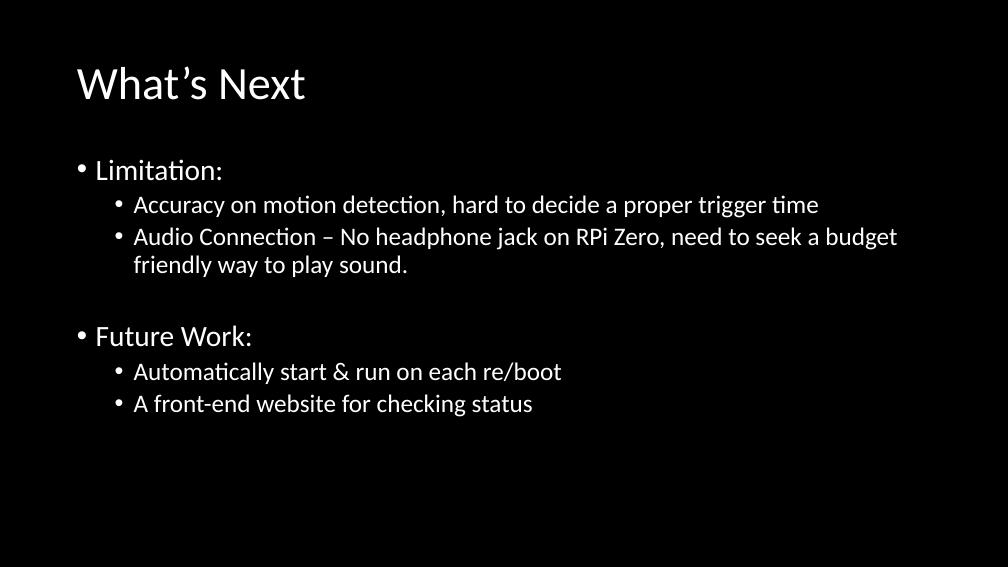
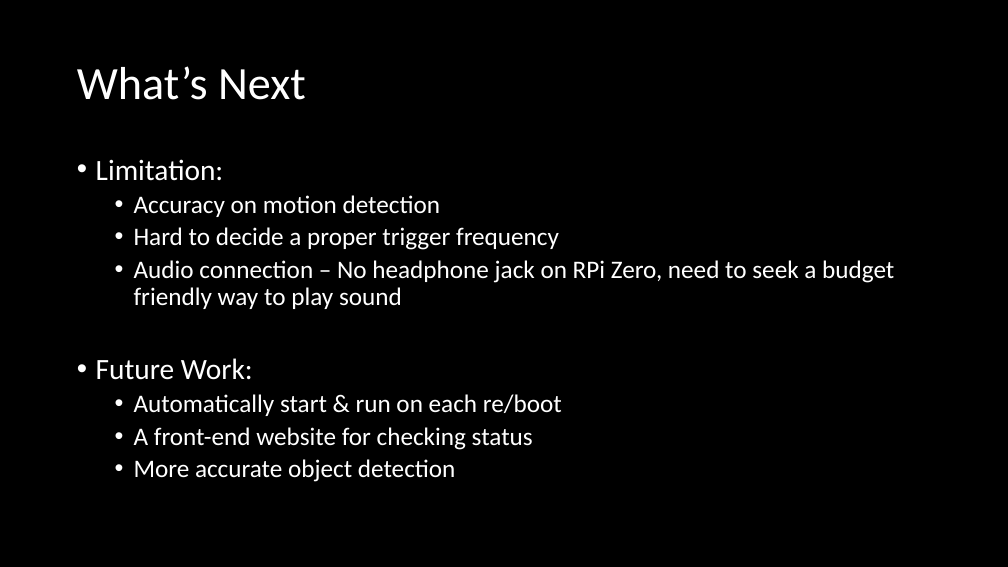
Before and after one commit to phillipad7/ist360_proj, a slide deck: slide 11 of IOT 360 Project Update.pptx (slide 10 before the commit). Drawn at 1008x567 pixels with LibreOffice and Linux fonts; fonts in the diff are those of the drawing. Boxes give left, top, right and bottom in pixels: in the first picture for what was removed or moved away, otherwise in the second. Text is boxed around its words. In the diff, an @@ line names an element or a change of style, - is before the commit and + after.

```diff
--- a/IOT 360 Project Update.pptx
+++ b/IOT 360 Project Update.pptx
@@ text at (134,195,894,309): text changed @@
-  • Accuracy on motion detection, hard to decide a proper trigger time
-  • Audio Connection – No headphone jack on RPi Zero, need to seek a budget friendly way to play sound.
+  • Accuracy on motion detection
+  • Hard to decide a proper trigger frequency
+  • Audio connection – No headphone jack on RPi Zero, need to seek a budget friendly way to play sound
@@ text at (134,459,456,482): paragraph added @@
+  • More accurate object detection
```
Also in this commit, not shown: 2 other slides changed, 4 slides added, 2 slides removed, 1 other file.
